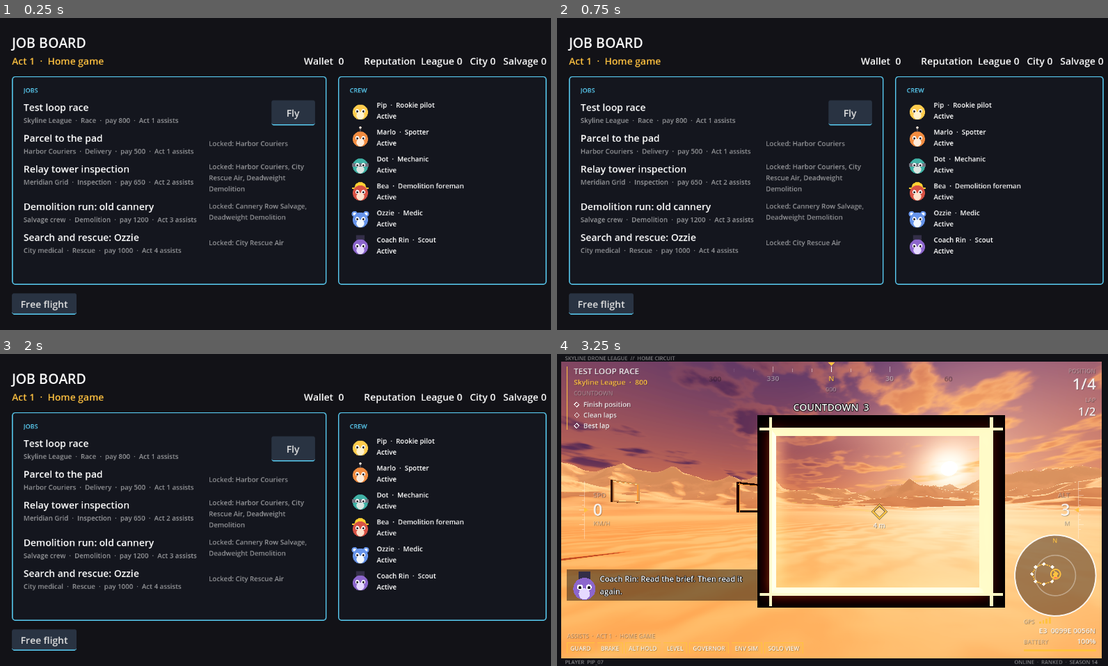
Above: before the commit, frames 1-4 (two rows, left to right).
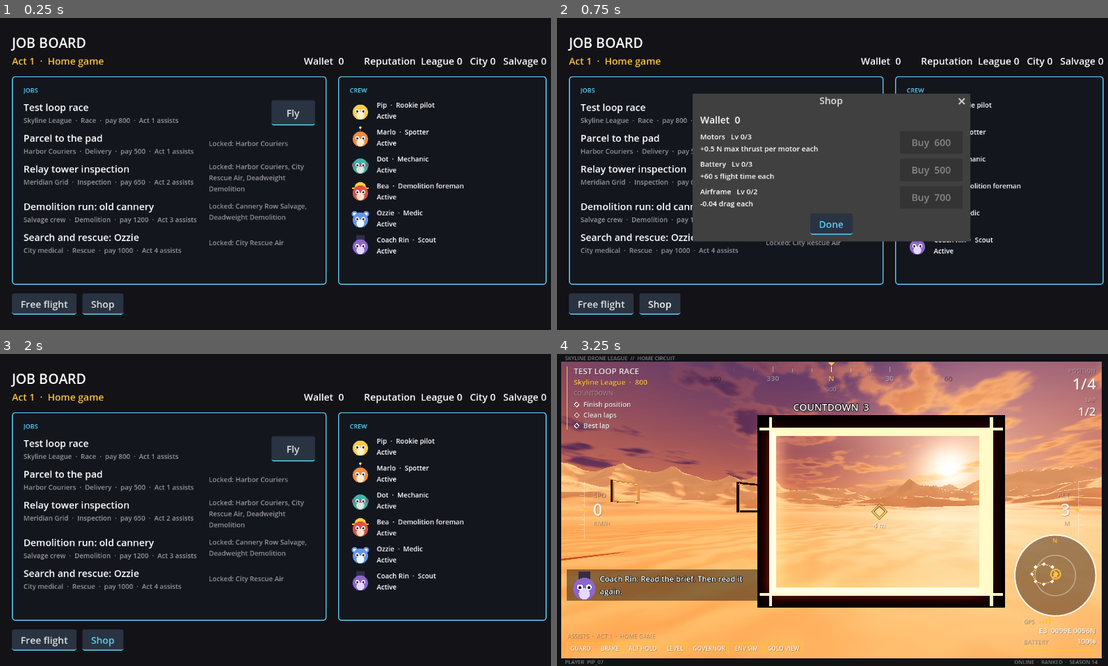
Above: after the commit, the same moments.

Repository: avdrav1/drone-sports
Game: Godot game, scene res://scenes/ui/job_board.tscn
Same seed, same stepped clock (60 frames per second), same inputs: the game is played once before the commit and once after it.
Inputs (mouse positions are in pixels of both pictures, inside the frame that each line leads up to):
- Up to frame 1 (0.25 s): no input
- Up to frame 2 (0.75 s): click (661, 305) at 0.5 s, where only the run after the commit has a clickable "Shop"
- Up to frame 3 (2 s): click (275, 559) at 1.25 s, where only the run after the commit has a clickable "Done"
- Up to frame 4 (3.25 s): click "Fly" at 2 s; tap Enter (ui_accept) at 2.75, 3.02 s; move the mouse to (953, 494) at 2.77 s; hold Right (roll_right) from 2.78 s (still down); hold C (cycle_camera) from 2.78 s (still down); click (953, 494) at 2.92 s

The runs differ from the first frame. In frame 1, 0.5% of the frame differs, in the area x 14-23%, y 88-96%; in frame 2, 23%, in the area x 14-76%, y 24-96%; in frame 3, 0.5%; in frame 4, nothing differs.

Commit message:
Story 5.5: Upgrades
Co-Authored-By: Claude Opus 5.5 <noreply@anthropic.com>

Diff:
--- /dev/null
+++ b/data/upgrades/battery.tres
@@ -0,0 +1,12 @@
+[gd_resource type="Resource" script_class="Upgrade" load_steps=2 format=3]
+
+[ext_resource type="Script" path="res://scripts/progression/upgrade.gd" id="1_up"]
+
+[resource]
+script = ExtResource("1_up")
+id = &"battery"
+name = "Battery"
+stat = &"battery_flight_time"
+step = 60.0
+prices = Array[int]([500, 1000, 1800])
+unit = "s flight time"
--- /dev/null
+++ b/data/upgrades/drag.tres
@@ -0,0 +1,12 @@
+[gd_resource type="Resource" script_class="Upgrade" load_steps=2 format=3]
+
+[ext_resource type="Script" path="res://scripts/progression/upgrade.gd" id="1_up"]
+
+[resource]
+script = ExtResource("1_up")
+id = &"drag"
+name = "Airframe"
+stat = &"drag"
+step = -0.04
+prices = Array[int]([700, 1400])
+unit = "drag"
--- /dev/null
+++ b/data/upgrades/thrust.tres
@@ -0,0 +1,12 @@
+[gd_resource type="Resource" script_class="Upgrade" load_steps=2 format=3]
+
+[ext_resource type="Script" path="res://scripts/progression/upgrade.gd" id="1_up"]
+
+[resource]
+script = ExtResource("1_up")
+id = &"thrust"
+name = "Motors"
+stat = &"max_thrust"
+step = 0.5
+prices = Array[int]([600, 1200, 2000])
+unit = "N max thrust per motor"
--- /dev/null
+++ b/data/upgrades/upgrades.tres
@@ -0,0 +1,10 @@
+[gd_resource type="Resource" script_class="UpgradeList" load_steps=5 format=3]
+
+[ext_resource type="Script" path="res://scripts/progression/upgrade_list.gd" id="1_list"]
+[ext_resource type="Resource" path="res://data/upgrades/thrust.tres" id="u0"]
+[ext_resource type="Resource" path="res://data/upgrades/battery.tres" id="u1"]
+[ext_resource type="Resource" path="res://data/upgrades/drag.tres" id="u2"]
+
+[resource]
+script = ExtResource("1_list")
+upgrades = Array[Resource]([ExtResource("u0"), ExtResource("u1"), ExtResource("u2")])
--- a/project.godot
+++ b/project.godot
@@ -16,6 +16,7 @@
 Reputation="*res://scripts/economy/reputation.gd"
 Roster="*res://scripts/story/roster.gd"
 Career="*res://scripts/progression/career.gd"
+Garage="*res://scripts/progression/garage.gd"
 
 [rendering]
 
--- a/scripts/debug_flight.gd
+++ b/scripts/debug_flight.gd
@@ -24,6 +24,7 @@
 func _ready() -> void:
 	camera_rig.camera.make_current()
 	_spawn = drone.global_transform
+	Garage.apply(drone)
 	expert_toggle.button_pressed = GameSettings.expert_all_assists_off
 	expert_toggle.toggled.connect(_on_expert_toggled)
 	# Start on the preset the pilot's career has earned.
--- a/scripts/jobs/job_runner.gd
+++ b/scripts/jobs/job_runner.gd
@@ -65,7 +65,8 @@
 			out.append(c)
 	return out
 
-## Enter Briefing: apply the job's assists, weather, and camera view; hold the drone still.
+## Enter Briefing: apply the job's assists, the pilot's upgrades, weather, and
+## camera view; hold the drone still.
 func begin() -> void:
 	for o in objectives():
 		o.bind(self)
@@ -73,6 +74,7 @@
 			o.weight = job.weights[String(o.name)]
 	if job.required_assists and drone and drone.assists:
 		drone.assists.apply_stack(GameSettings.effective_stack(assists_for(job)))
+	Garage.apply(drone)
 	_apply_weather()
 	_remove_dead_crew()
 	_arm_hazard_zones()
--- /dev/null
+++ b/scripts/progression/garage.gd
@@ -0,0 +1,70 @@
+extends Node
+# Autoload "Garage": upgrade levels bought, kept in the save's "upgrades" section.
+# Buying spends the wallet; `apply` sets the player's drone stats from the levels.
+
+signal bought(upgrade: Upgrade, level: int)
+
+const UPGRADES := "res://data/upgrades/upgrades.tres"
+const APPLIED := &"garage_applied"
+
+var upgrades: UpgradeList
+## Upgrade id -> level bought.
+var levels := {}
+
+func _ready() -> void:
+	upgrades = load(UPGRADES)
+	load_saved()
+
+func upgrade(id: StringName) -> Upgrade:
+	for u in upgrades.upgrades:
+		if u.id == id:
+			return u
+	return null
+
+func level(id: StringName) -> int:
+	return levels.get(id, 0)
+
+## The next level's price, or -1 at the top level.
+func price(id: StringName) -> int:
+	var u := upgrade(id)
+	var l := level(id)
+	return u.prices[l] if u and l < u.max_level() else -1
+
+func can_buy(id: StringName) -> bool:
+	var p := price(id)
+	return p >= 0 and Wallet.balance >= p
+
+## Spend the wallet on the next level. False, and nothing changes, if the pilot
+## cannot afford it or it is maxed.
+func buy(id: StringName) -> bool:
+	if not can_buy(id):
+		return false
+	var p := price(id)
+	Wallet.add(-p)
+	Wallet.save()
+	levels[id] = level(id) + 1
+	save()
+	bought.emit(upgrade(id), levels[id])
+	return true
+
+## Set the drone's stats from its scene values plus every level bought. Once per drone.
+func apply(drone: Drone) -> void:
+	if drone == null or drone.has_meta(APPLIED):
+		return
+	drone.set_meta(APPLIED, true)
+	for u in upgrades.upgrades:
+		if level(u.id) > 0:
+			drone.set(u.stat, drone.get(u.stat) + u.step * level(u.id))
+
+func save() -> void:
+	var out := {}
+	for id in levels:
+		out[String(id)] = levels[id]
+	SaveGame.write_section("upgrades", out)
+
+func load_saved() -> void:
+	levels.clear()
+	var saved = SaveGame.read_section("upgrades", {})
+	if saved is Dictionary:
+		for id in saved:
+			levels[StringName(id)] = int(saved[id])
--- /dev/null
+++ b/scripts/progression/upgrade.gd
@@ -0,0 +1,24 @@
+class_name Upgrade
+extends Resource
+# A shop item that raises or lowers one exported Drone stat per level bought
+# (CLAUDE.md rule 5: stats only, never assists). Prices and effects are data.
+
+const STATS: Array[StringName] = [&"max_thrust", &"battery_flight_time", &"drag"]
+
+@export var id: StringName
+@export var name := ""
+## Exported Drone property this changes, one of STATS.
+@export var stat: StringName
+## Added to the stat per level; negative lowers it (drag).
+@export var step := 0.0
+## Price of each level in order; its size is the top level.
+@export var prices: Array[int] = []
+## Unit shown after the step, e.g. "N per motor".
+@export var unit := ""
+
+func max_level() -> int:
+	return prices.size()
+
+## E.g. "+0.5 N per motor".
+func effect_text() -> String:
+	return "%s%s %s" % ["+" if step > 0.0 else "", str(step), unit]
--- /dev/null
+++ b/scripts/progression/upgrade_list.gd
@@ -0,0 +1,6 @@
+class_name UpgradeList
+extends Resource
+# Every upgrade the shop sells, in shop order. A list rather than a folder scan,
+# so exported builds (where .tres files are remapped) find them too.
+
+@export var upgrades: Array[Upgrade] = []
--- a/scripts/save_game.gd
+++ b/scripts/save_game.gd
@@ -32,7 +32,7 @@
 ## Every system reads its section again, as on a fresh launch.
 static func load_all(tree: SceneTree) -> void:
 	GameSettings.load_saved()
-	for autoload in ["Wallet", "Reputation", "Roster", "Career"]:
+	for autoload in ["Wallet", "Reputation", "Roster", "Career", "Garage"]:
 		var node := tree.root.get_node_or_null(autoload)
 		if node:
 			node.load_saved()
--- a/scripts/ui/job_board.gd
+++ b/scripts/ui/job_board.gd
@@ -2,7 +2,8 @@
 extends Control
 # The hub: wallet, reputation, and team in the header; every job with client,
 # pay, and the assists it flies with; Fly on the ones the pilot's team takes,
-# and who unlocks the rest; the crew and their status. Offers ask here too.
+# and who unlocks the rest; the crew and their status. Offers ask here too,
+# and the shop opens from here.
 
 const JOBS := "res://data/jobs/board.tres"
 const FREE_FLIGHT := "res://scenes/debug_flight.tscn"
@@ -12,6 +13,7 @@
 
 var jobs: JobList
 var offer_dialog: OfferDialog
+var shop: ShopDialog
 ## Job id -> its row, rebuilt on every refresh.
 var job_rows := {}
 ## Character id -> its row.
@@ -33,6 +35,9 @@
 	offer_dialog = OfferDialog.new()
 	offer_dialog.answered.connect(func(_t, _a): refresh())
 	add_child(offer_dialog)
+	shop = ShopDialog.new()
+	shop.purchased.connect(refresh)
+	add_child(shop)
 	Career.check_offers()
 	offer_dialog.show_next()
 
@@ -208,6 +213,11 @@
 	free.text = "Free flight"
 	free.pressed.connect(free_flight)
 	_footer.add_child(free)
+	var shop_button := Button.new()
+	shop_button.name = "Shop"
+	shop_button.text = "Shop"
+	shop_button.pressed.connect(func(): shop.open())
+	_footer.add_child(shop_button)
 
 func _panel(parent: Control, wide: bool) -> VBoxContainer:
 	var panel := PanelContainer.new()
--- /dev/null
+++ b/scripts/ui/shop_dialog.gd
@@ -0,0 +1,58 @@
+class_name ShopDialog
+extends AcceptDialog
+# The upgrade shop: each upgrade with its level, effect, next price, and Buy,
+# which is off when the pilot cannot afford it or it is maxed.
+
+signal purchased
+
+## Upgrade id -> its row.
+var rows := {}
+var _box: VBoxContainer
+
+func _ready() -> void:
+	title = "Shop"
+	ok_button_text = "Done"
+	min_size = Vector2i(560, 0)
+	_box = VBoxContainer.new()
+	_box.add_theme_constant_override("separation", 10)
+	add_child(_box)
+	# Deferred: the Buy button that caused it is still emitting.
+	Garage.bought.connect(func(_u, _l): refresh(), CONNECT_DEFERRED)
+	refresh()
+
+func open() -> void:
+	refresh()
+	popup_centered()
+
+func buy_button(id: StringName) -> Button:
+	return rows[id].get_node("Buy") if rows.has(id) else null
+
+func refresh() -> void:
+	for c in _box.get_children():
+		c.free()
+	rows.clear()
+	var wallet := Label.new()
+	wallet.name = "Wallet"
+	wallet.text = "Wallet  %d" % Wallet.balance
+	_box.add_child(wallet)
+	for u in Garage.upgrades.upgrades:
+		var row := HBoxContainer.new()
+		row.add_theme_constant_override("separation", 14)
+		var text := Label.new()
+		text.name = "Text"
+		text.size_flags_horizontal = Control.SIZE_EXPAND_FILL
+		text.text = "%s   Lv %d/%d\n%s each" % [u.name, Garage.level(u.id), u.max_level(), u.effect_text()]
+		text.add_theme_font_size_override("font_size", 15)
+		row.add_child(text)
+		var b := Button.new()
+		b.name = "Buy"
+		var p := Garage.price(u.id)
+		b.text = "Buy  %d" % p if p >= 0 else "Maxed"
+		b.disabled = not Garage.can_buy(u.id)
+		b.custom_minimum_size.x = 130
+		b.pressed.connect(func():
+			if Garage.buy(u.id):
+				purchased.emit())
+		row.add_child(b)
+		rows[u.id] = row
+		_box.add_child(row)
--- a/tests/run.gd
+++ b/tests/run.gd
@@ -61,11 +61,11 @@
 	SaveGame.load_all(self)
 
 ## Strikes injure and kill for good, and offers and teams stick, so every test
-## starts with the whole crew alive, no flags, no reputation, and no team.
+## starts with the whole crew alive, no flags, no reputation, no team, and a stock drone.
 func _fresh_roster() -> void:
-	for section in ["roster", "career", "flags", "reputation"]:
+	for section in ["roster", "career", "flags", "reputation", "upgrades"]:
 		SaveGame.write_section(section, {})
-	for autoload in ["Roster", "Career", "Reputation"]:
+	for autoload in ["Roster", "Career", "Reputation", "Garage"]:
 		var node := root.get_node_or_null(autoload)
 		if node:
 			node.load_saved()
--- /dev/null
+++ b/tests/test_upgrades.gd
@@ -0,0 +1,80 @@
+extends RefCounted
+# Story 5.5: upgrades. Buying max thrust raises the climb rate in the debug
+# scene; prices and effects come from data; no money, no sale; assists untouched.
+
+const Sim = preload("res://tests/sim.gd")
+
+## Climb rate after 0.5 s of full throttle with no assists, in the debug scene.
+func _climb_rate() -> float:
+	var scene: Node = load("res://scenes/debug_flight.tscn").instantiate()
+	Sim.add(scene)
+	var d: Drone = scene.get_node("Drone")
+	var src := Sim.FixedSource.new()
+	src.value = Sim.intent(1.0)
+	d.add_child(src)
+	d.intent_source = src
+	await Sim.physics_frames(1)
+	d.assists.apply_stack(Sim.all_off())
+	await Sim.physics_frames(30)
+	var vy := d.linear_velocity.y
+	scene.free()
+	return vy
+
+func test_buying_thrust_raises_climb_rate() -> bool:
+	var stock := await _climb_rate()
+	Wallet.balance = 600
+	var bought := Garage.buy(&"thrust")
+	var tuned := await _climb_rate()
+	var assists_same := true
+	var d: Drone = Sim.drone(Sim.intent())
+	Garage.apply(d)
+	var thrust := d.max_thrust
+	for a in d.assists.assists():
+		assists_same = assists_same and not a.enabled  # applying upgrades never switches assists
+	var count := d.assists.assists().size()
+	d.free()
+	print("        climb after 0.5 s: stock %.2f m/s, upgraded %.2f m/s" % [stock, tuned])
+	return bought and Wallet.balance == 0 and tuned > stock * 1.1 and is_equal_approx(thrust, 5.0) \
+		and assists_same and count == 6
+
+func test_prices_and_effects_are_data() -> bool:
+	var u: Upgrade = load("res://data/upgrades/thrust.tres")
+	var saved := u.prices.duplicate()
+	u.prices[0] = 50
+	Wallet.balance = 50
+	var cheap := Garage.price(&"thrust") == 50 and Garage.buy(&"thrust")
+	u.prices = saved
+	var levels_saved: bool = SaveGame.read_section("upgrades", {}).get("thrust", 0) == 1
+	var all_ok := true
+	for x in Garage.upgrades.upgrades:
+		all_ok = all_ok and x.stat in Upgrade.STATS and x.max_level() > 0 and x.step != 0.0
+	return cheap and levels_saved and all_ok and Garage.upgrades.upgrades.size() == 3
+
+func test_cannot_buy_without_funds_or_past_max() -> bool:
+	Wallet.balance = 599
+	var poor := not Garage.buy(&"thrust") and Garage.level(&"thrust") == 0 and Wallet.balance == 599
+	Wallet.balance = 100000
+	for i in 3:
+		Garage.buy(&"thrust")
+	var at_top := Wallet.balance
+	var maxed := not Garage.buy(&"thrust") and Garage.level(&"thrust") == 3 and Wallet.balance == at_top \
+		and Garage.price(&"thrust") == -1
+	Wallet.balance = 0
+	return poor and maxed
+
+func test_shop_on_the_board() -> bool:
+	Wallet.balance = 650
+	var b: JobBoard = load("res://scenes/ui/job_board.tscn").instantiate()
+	Sim.add(b)
+	await Sim.process_frames(1)
+	b.shop.open()
+	var thrust := b.shop.buy_button(&"thrust")
+	var drag := b.shop.buy_button(&"drag")
+	var ok: bool = b.shop.visible and not thrust.disabled and thrust.text.contains("600") and drag.disabled
+	thrust.pressed.emit()
+	await Sim.process_frames(1)
+	ok = ok and Garage.level(&"thrust") == 1 and b.money_text().contains("Wallet  50") \
+		and b.shop.buy_button(&"thrust").disabled and b.shop.buy_button(&"thrust").text.contains("1200")
+	b.free()
+	Wallet.balance = 0
+	return ok
Not shown, added: scripts/progression/garage.gd.uid
Not shown, added: scripts/progression/upgrade.gd.uid
Not shown, added: scripts/progression/upgrade_list.gd.uid
Not shown, added: scripts/ui/shop_dialog.gd.uid
Not shown, added: tests/test_upgrades.gd.uid
Not shown, changed: docs/BACKLOG.md
